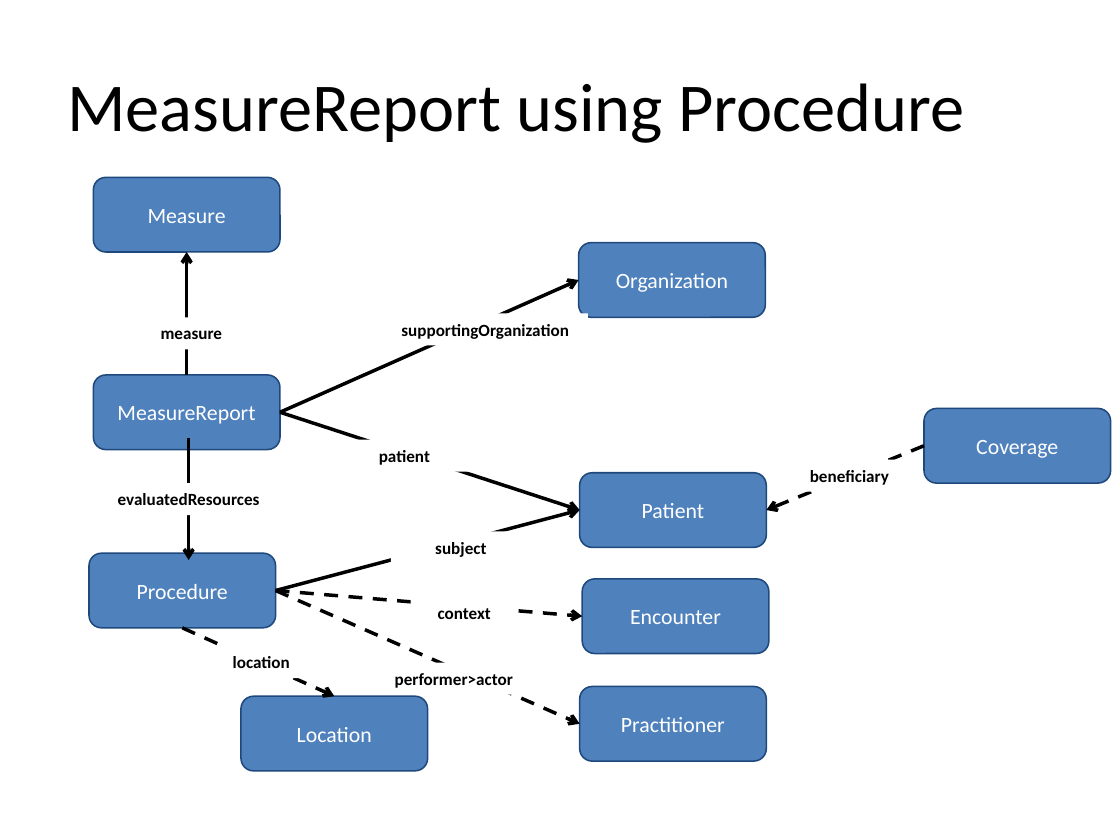
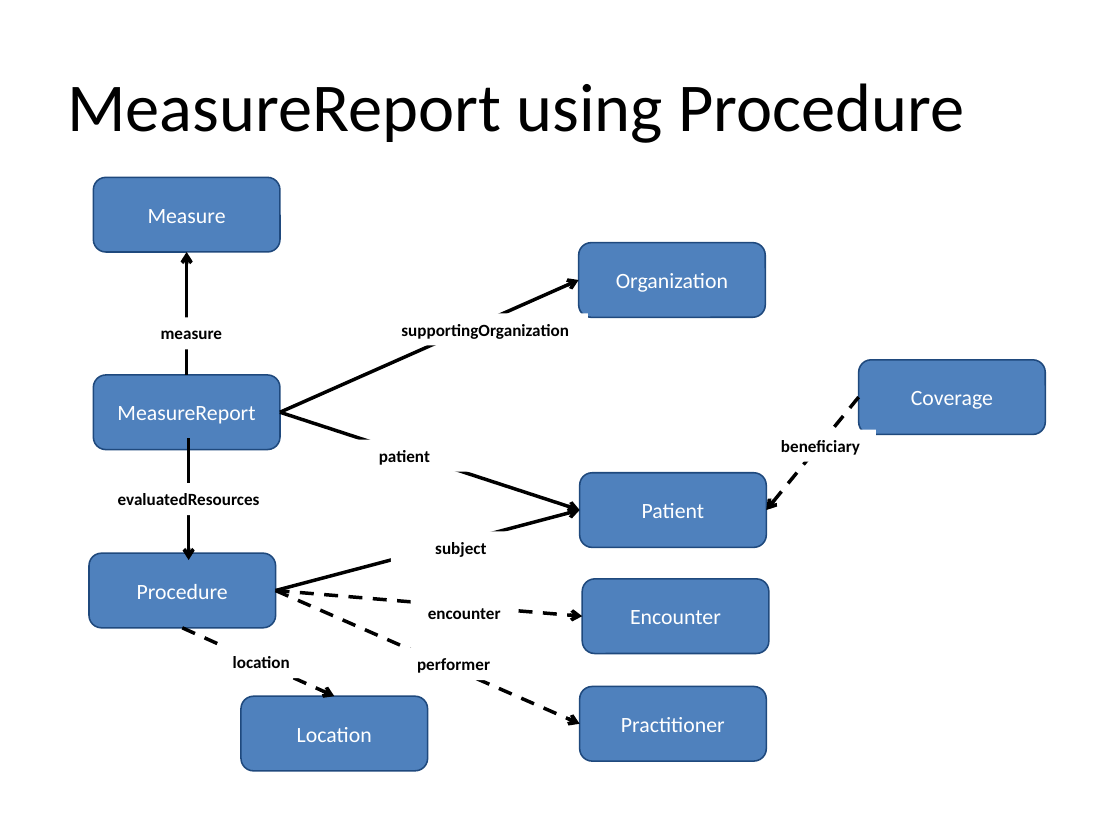
Before and after one commit to HL7/davinci-deqm, a slide deck: slide 9 of input/images/source/DEQM Resource Diagram - COL.pptx. Drawn at 1120x840 pixels with LibreOffice and Linux fonts; fonts in the diff are those of the drawing. Boxes give left, top, right and bottom in pixels: in the first picture for what was removed or moved away, otherwise in the second. Text is boxed around its words. In the diff, an @@ line names an element or a change of style, - is before the commit and + after.

```diff
--- a/input/images/source/DEQM Resource Diagram - COL.pptx
+++ b/input/images/source/DEQM Resource Diagram - COL.pptx
@@ rounded rectangle "Coverage" moved from (x1=924, y1=409, x2=1111, y2=484) to (x1=859, y1=360, x2=1046, y2=435) @@
@@ arrow moved from (924, 446) - (766, 510) to (859, 398) - (766, 510) @@
@@ text "beneficiary" moved from (x1=810, y1=470, x2=889, y2=485) to (x1=781, y1=440, x2=860, y2=455) @@
@@ text at (x1=428, y1=608, x2=501, y2=619): text changed @@
-context
+encounter
@@ text at (x1=417, y1=658, x2=490, y2=673): text changed @@
-performer>actor
+performer
```
Also in this commit, not shown: 3 other slides changed, 5 other files.
